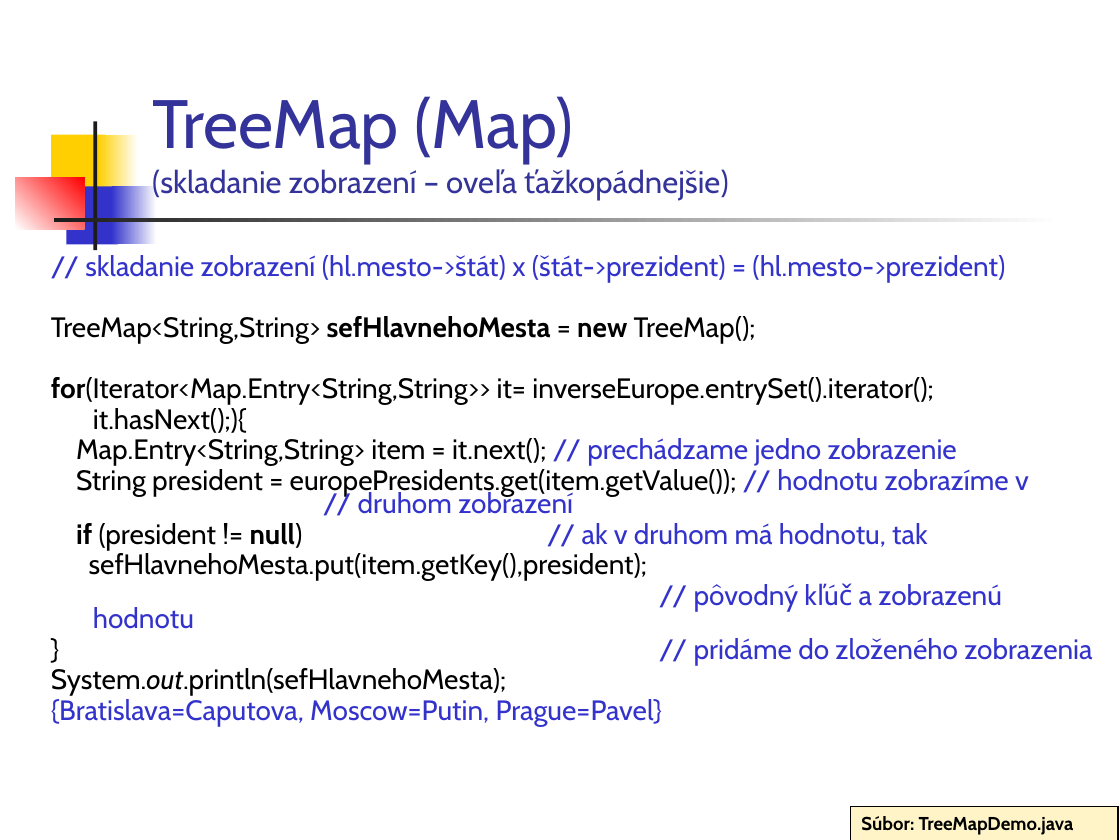
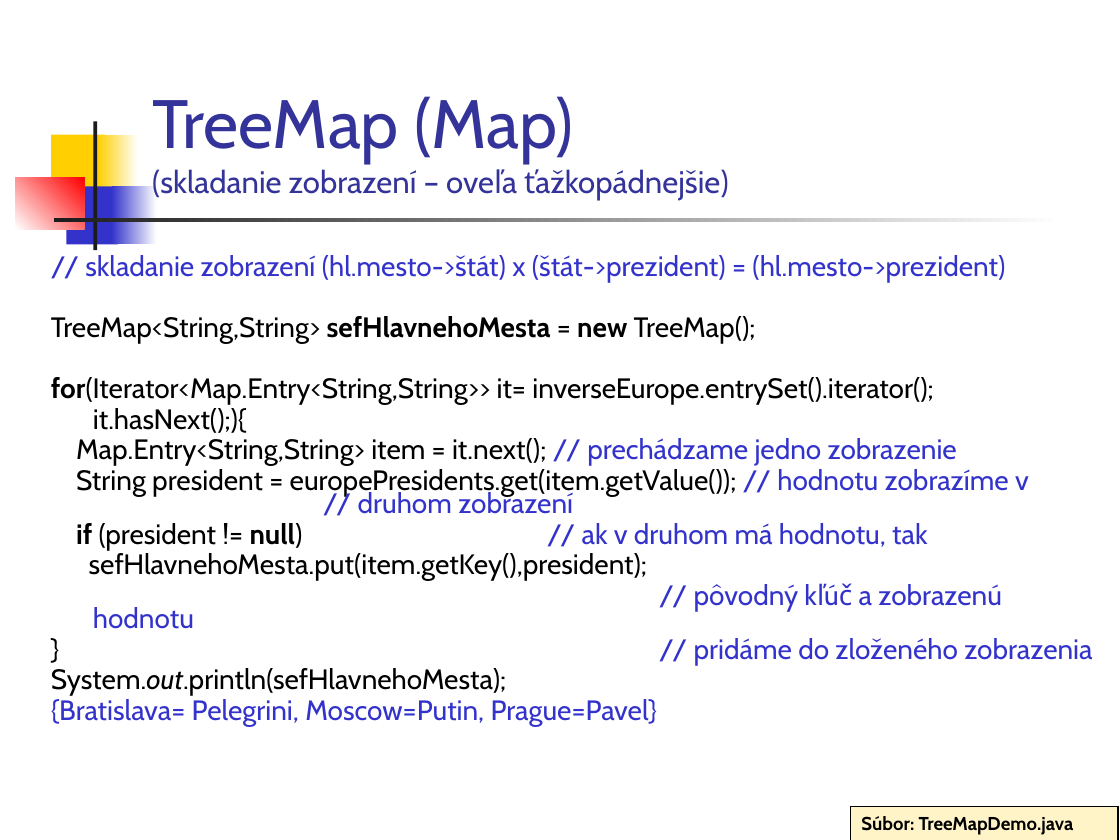
Before and after one commit to Programovanie4/Prednasky, a slide deck: slide 40 of 06/06_java.ppt. Drawn at 1120x840 pixels with LibreOffice and Linux fonts; fonts in the diff are those of the drawing. Boxes give left, top, right and bottom in pixels: in the first picture for what was removed or moved away, otherwise in the second. Text is boxed around its words. In the diff, an @@ line names an element or a change of style, - is before the commit and + after.

```diff
--- a/06/06_java.ppt
+++ b/06/06_java.ppt
@@ text at box(51, 699, 658, 726): text changed @@
-{Bratislava=Caputova, Moscow=Putin, Prague=Pavel}
+{Bratislava= Pelegrini, Moscow=Putin, Prague=Pavel}
```
Also in this commit, not shown: 4 other slides changed, 1 other file.
